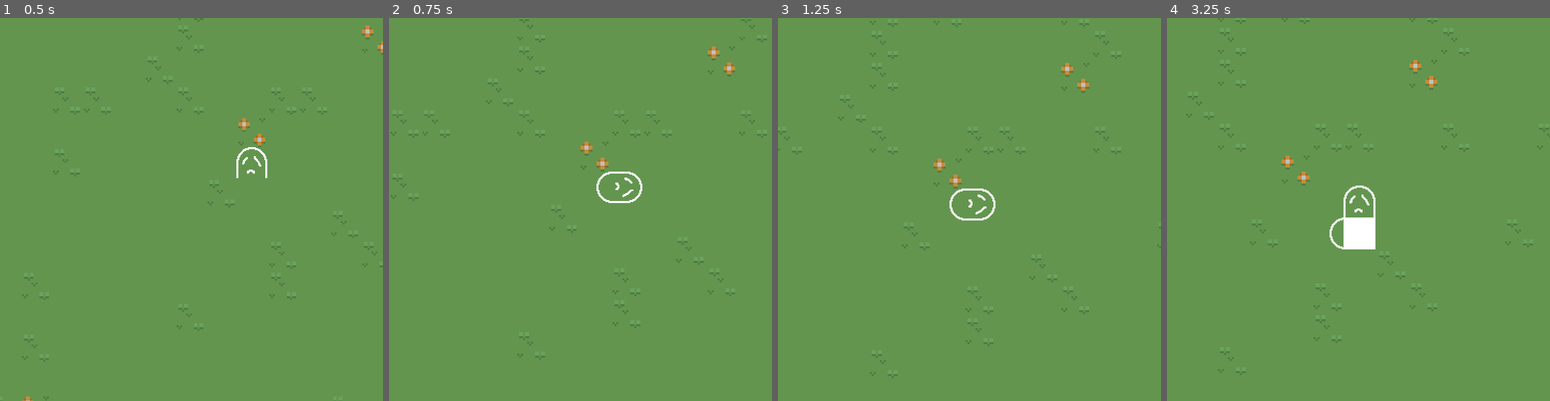
Above: before the commit, frames 1-4 (left to right).
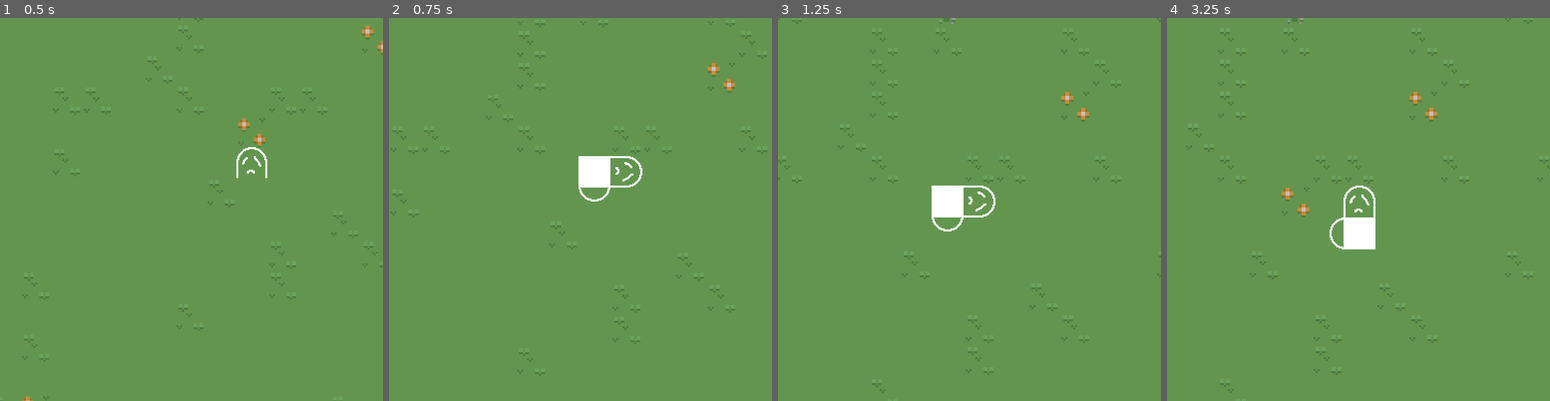
Above: after the commit, the same moments.

Repository: wotaicaili/HolySquirm
Game: Godot game, scene res://scenes/game/game.tscn
Two runs of this game, one before a commit and one after it. Both use one fixed random seed, a clock stepped at 60 frames per second and the inputs below.
Inputs:
- Up to frame 1 (0.5 s): no input
- Up to frame 2 (0.75 s): tap Enter at 0.5 s; hold Right from 0.53 s (still down)
- Up to frame 3 (1.25 s): keep holding Right
- Up to frame 4 (3.25 s): release Right at 1.28 s; hold Down 1.28-2.03 s; hold Right 2.03-2.78 s; hold Up from 2.78 s (still down)

Frame 1 is identical in both runs. In frame 2, 2.9% of the frame differs, in the area x 0-99%, y 0-94%; in frame 3, 3.0%, in the area x 0-100%, y 0-98%; in frame 4, 2.0%.

Commit message:
checkpoint

Diff:
--- /dev/null
+++ b/autoload/game_manager.gd
@@ -0,0 +1,10 @@
+extends Node
+
+const GRID_SIZE = 16
+const FIELD_SIZE = Vector2(48, -320)
+#var field_border_x = Vector2(1, GameManager.FIELD_SIZE.x - 2)
+#var field_border_y = Vector2(-1, GameManager.FIELD_SIZE.y + 2)
+
+var player: Player
+
+var grid_values
--- a/autoloads/game_manager.gd
+++ b/autoloads/game_manager.gd
@@ -8,3 +8,16 @@
 var player: Player
 
 var grid_values: Array2D = Array2D.new(FIELD_SIZE.x, FIELD_SIZE.y)
+var grid_coins: Array2D = Array2D.new(FIELD_SIZE.x, FIELD_SIZE.y)
+
+func _ready() -> void:
+	for coin in get_tree().get_nodes_in_group("coin"):
+		if coin is Coin:
+			var grid_pos = coin.grid_position
+			grid_coins.set_value(grid_pos.x, grid_pos.y, 1)
+
+func _physic_process(delta):
+	for worm in get_tree().get_nodes_in_group("worm"):
+		if worm is Worm:
+			for grid_pos in worm.body:
+				grid_values.set_value(grid_pos.x, grid_pos.y, 1)
--- a/scenes/coin/coin.gd
+++ b/scenes/coin/coin.gd
@@ -8,7 +8,7 @@
 	position = Util.grid2real(grid_position)
 
 func collect():
-	remove_from_group("coin")
+	GameManager.grid_coins.set_value(grid_position.x, grid_position.y, 0)
 	animation_player.play("collect")
 	await animation_player.animation_changed
 	queue_free()
--- a/scenes/worm/player.gd
+++ b/scenes/worm/player.gd
@@ -7,15 +7,15 @@
 
 func _unhandled_input(event: InputEvent):
 	if event is InputEventKey and event.pressed and not event.echo:
-		var new_dir = Vector2(0, 0)
+		var new_dir = direction # Vector2(0, 0)
 		match event.keycode:
-			KEY_UP:
+			KEY_UP, KEY_W:
 				new_dir = Vector2(0, -1)
-			KEY_DOWN:
+			KEY_DOWN, KEY_S:
 				new_dir = Vector2(0, 1)
-			KEY_LEFT:
+			KEY_LEFT, KEY_A:
 				new_dir = Vector2(-1, 0)
-			KEY_RIGHT:
+			KEY_RIGHT, KEY_D:
 				new_dir = Vector2(1, 0)
 		# 防止反向自杀
 		if new_dir == -direction:
Not shown, added: autoload/game_manager.gd.uid
